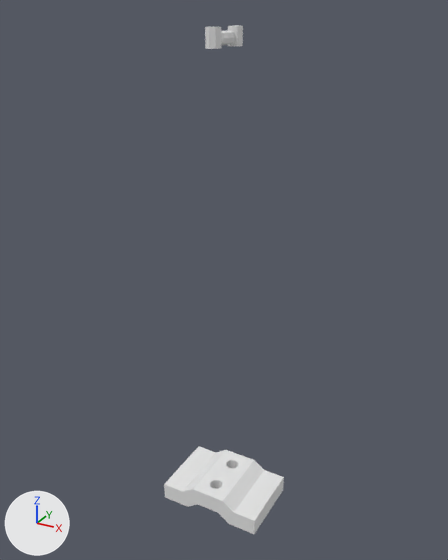
One commit to the Blender file SourceAssets/Daniel/MeshFence_Holder.blend: the scene before it, then after it.
Before and after are seen from a camera (50 mm lens) standing at (1.41, -2.68, 2.7) and looking at (-0.02, -0.07, 1.4). Lighting does not change. The marker at lower left points along +X, +Y and +Z.
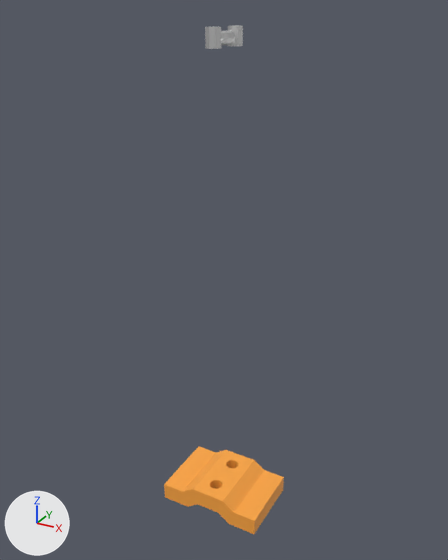
Where the newer file only moved an object's origin or applied its transform, the numbers keep the older frame.

Boxes [x1, y1, x2, y2] around the edits, measured in the pictures (448 x 560 px):
part 1 of me_cube_001, recoloured (white to orange)
    both: [164, 446, 284, 534]

Diff of the bpy script that builds the scene:
```diff
--- a/SourceAssets/Daniel/MeshFence_Holder.blend.py
+++ b/SourceAssets/Daniel/MeshFence_Holder.blend.py
@@ mat_material_001 @@
+mat_material_001 = principled_material('Material.001')
+mat_material_001.base_color = (1.0, 0.388, 0.0538)  # orange #ffa742
@@ mat_material @@
+mat_material = principled_material('Material')
+mat_material.base_color = (0.8, 0.8, 0.8)  # white #e7e7e7
+mat_material.metallic = 1.0
@@ me_cube_001 @@
 me_cube_001.from_pydata(...)  # 136 vertices, 128 faces; spans x -0.3..0.3, y -0.4..0.0, z 0.0..2.63
 # used by ob_cube; location = (0.0, 0.1, 0.0)
+# me_cube_001 part 1: all 68 faces centred in x -0.3..0.3, y -0.4..0.0, z 0.0..0.15 switch from no material to mat_material_001 (orange #ffa742)
+me_cube_001.materials.append(mat_material)  # white #e7e7e7
```
